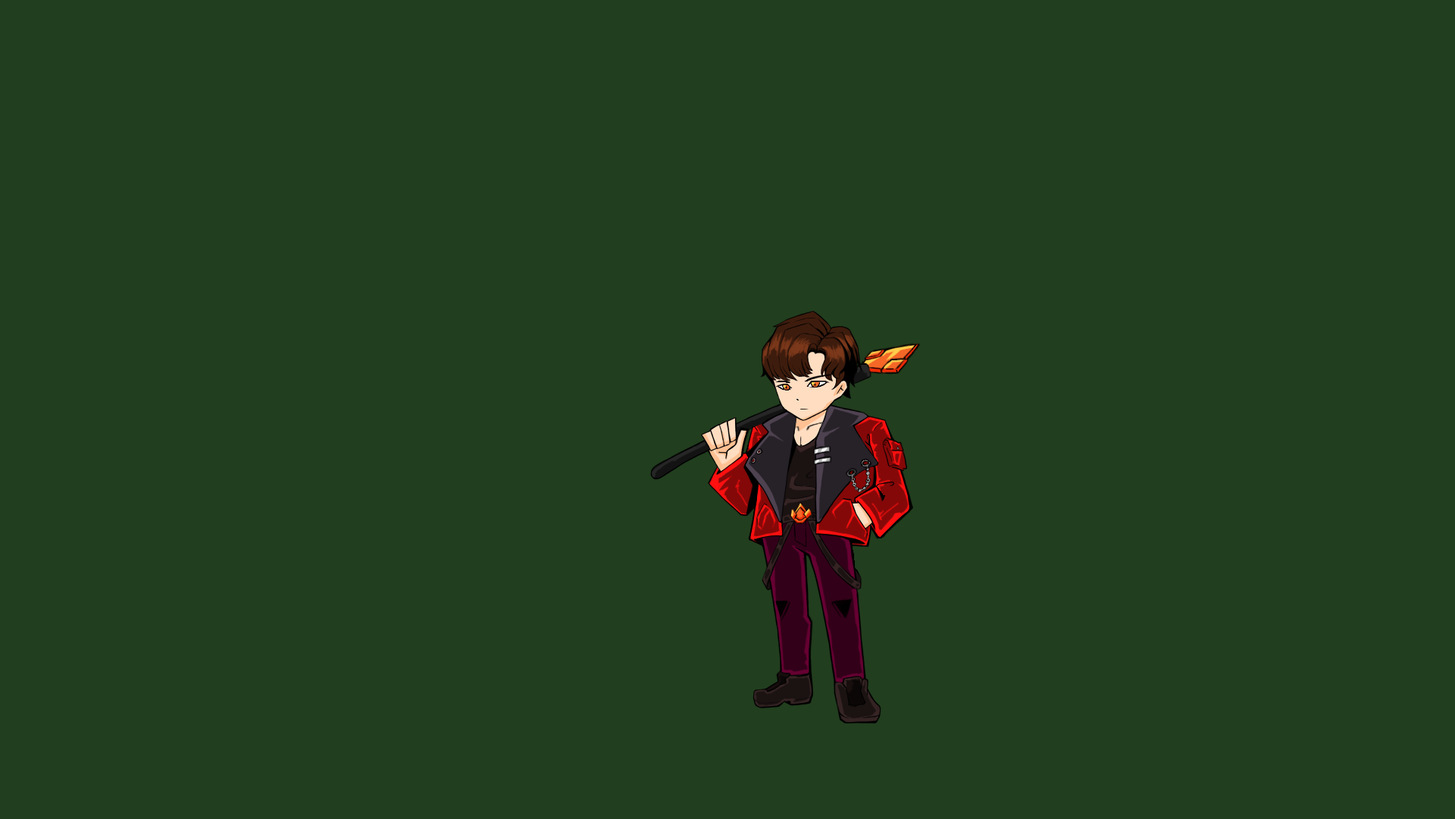
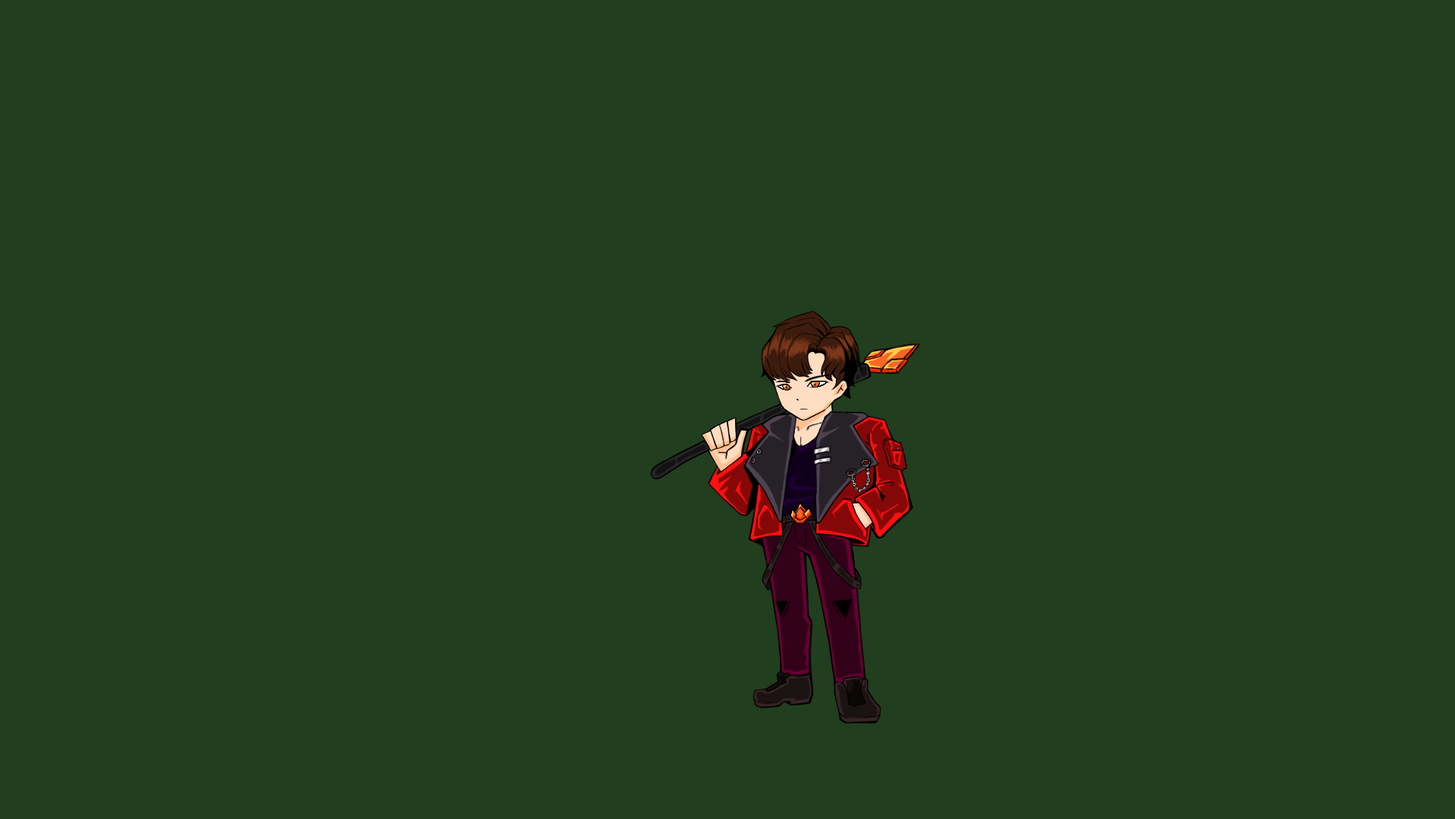
Two versions of the same layered image (1455 × 819). Layer-by-layer changes:
painted on "화염족 선" over [748, 363, 872, 582]
painted on "화염족 빛" over [654, 353, 905, 721]
painted on "화염족 채색" over [766, 375, 867, 565]
